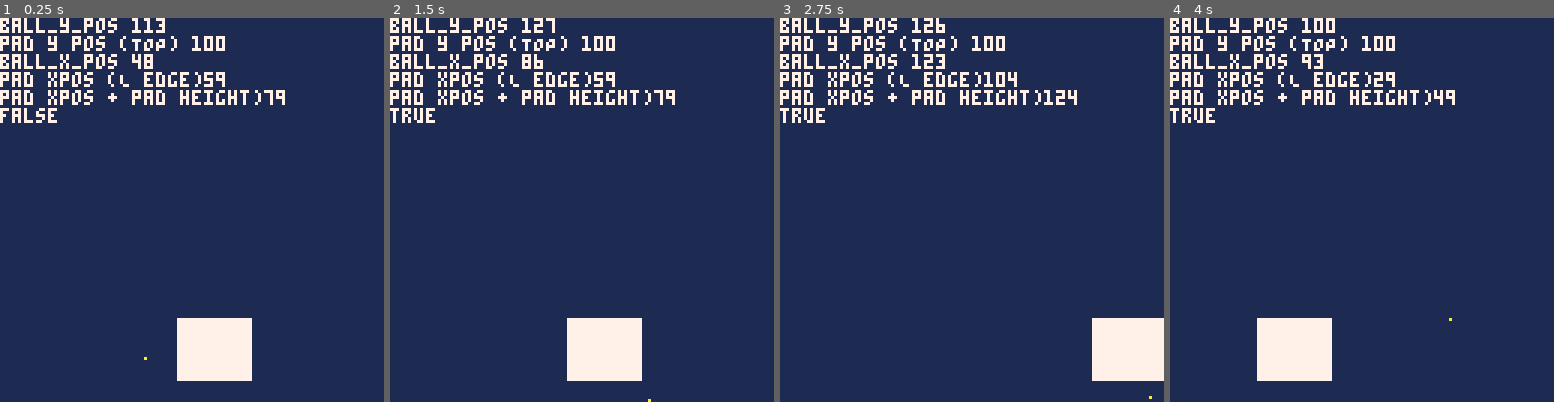
Above: before the commit, frames 1-4 (left to right).
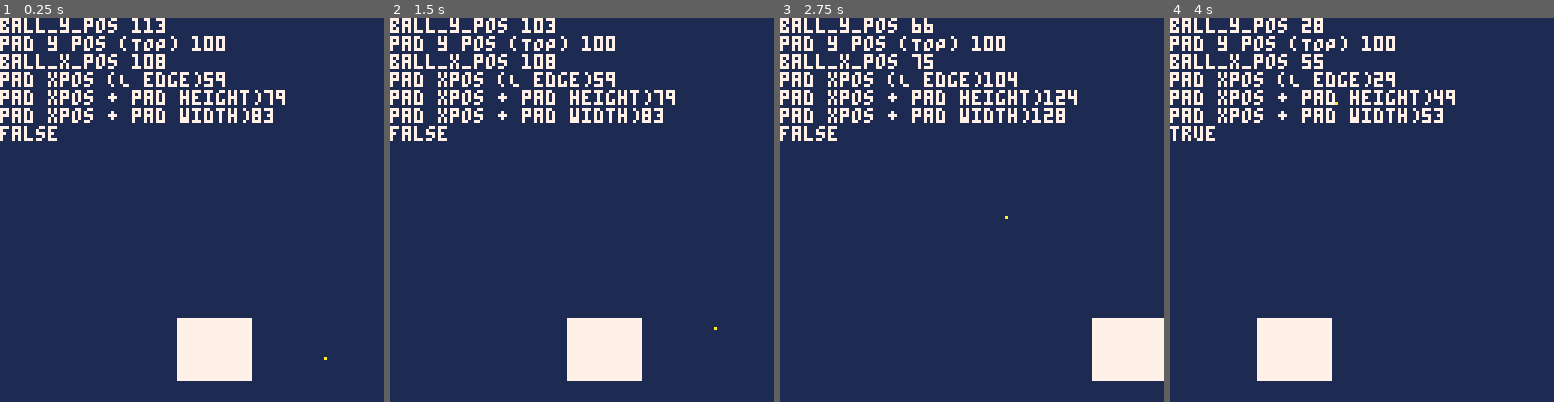
Above: after the commit, the same moments.

Repository: Mackeriah/Breakout-tutorial
Game: PICO-8 cartridge breakout/breakout.p8
Same seed, same stepped clock (60 frames per second), same inputs: the game is played once before the commit and once after it.
Inputs:
- Up to frame 1 (0.25 s): no input
- Up to frame 2 (1.5 s): no input
- Up to frame 3 (2.75 s): hold Right 1.6-2.1 s; hold Right from 2.47 s (still down)
- Up to frame 4 (4 s): release Right at 3.03 s; hold Left 3.08-3.58 s

The runs differ from the first frame. In frame 1, 1.5% of the frame differs, in the area x 0-86%, y 9-90%; in frame 2, 1.6%; in frame 3, 1.7%, in the area x 0-97%, y 0-100%; in frame 4, 1.5%.

Commit message:
Update breakout.p8
getting closer

Diff:
--- a/breakout/breakout.p8
+++ b/breakout/breakout.p8
@@ -9,7 +9,7 @@
 function _init() -- runs once at start
 	cls(0)
 	-- ball info
-	ball_x_pos = 40
+	ball_x_pos = 100
 	ball_y_pos = 105
 	ball_radius = 0
 	ball_x_speed = 1
@@ -43,6 +43,7 @@
 	print('ball_x_pos '..ball_x_pos)
 	print('pad xpos (L edge)'..paddle_x_pos)
 	print('pad xpos + pad height)'..paddle_x_pos+paddle_height)
+	print('pad xpos + pad width)'..paddle_x_pos+paddle_width)
 	print(sausages)
 
 	--if (ball_y_pos >= paddle_y_pos) and (ball_y_pos <= paddle_y_pos + paddle_height) then
@@ -110,32 +111,35 @@
 function ball_paddle_collision()
 	-- THIS PART IS WORKING CORRECTLY
 	-- did bottom of ball hit top of paddle? (-1 as that's the contact point)
-	if (ball_y_pos + ball_radius == paddle_y_pos-1) and
-	   ball_x_pos >= paddle_x_pos and -- check ball is at or beyond paddle left side
-	   (ball_x_pos <= paddle_x_pos+paddle_width) then -- and right side
-		ball_y_speed = -ball_y_speed -- therefore vertical bounce
-		sfx(1)
+	-- if (ball_y_pos + ball_radius == paddle_y_pos-1) and
+	--    ball_x_pos >= paddle_x_pos and -- check ball is at or beyond paddle left side
+	--    (ball_x_pos <= paddle_x_pos+paddle_width) then -- and right side
+	-- 	ball_y_speed = -ball_y_speed -- therefore vertical bounce
+	-- 	sfx(1)
+	-- end
+
+	-- did left side of ball hit right side of paddle?
+	-- if ball_x_pos - ball_radius - 1 <= paddle_x_pos + paddle_width and
+	--     ball_x_pos + ball_radius >= paddle_x_pos and
+	--     ball_x_pos + ball_radius <= paddle_x_pos + paddle_height then
+	-- 	ball_x_speed = -ball_x_speed
+	-- 	sfx(2)
+	-- end
+
+	-- did right side of ball hit left side of paddle?
+	if ball_x_pos + ball_radius +1 >= paddle_x_pos and
+	   ball_x_pos + ball_radius +1 <= paddle_x_pos + paddle_height then
+		ball_x_speed = -ball_x_speed
+		sfx(2)
 	end
-	-- did right side of ball hit left side of paddle?
-	if ball_x_pos + ball_radius >= paddle_x_pos then
-		-- ball_x_speed = -ball_x_speed
-		--sfx(2)
-	end
-	-- did left side of ball hit right side of paddle?
-	if (ball_y_pos >= paddle_y_pos) and
-	   (ball_y_pos <= paddle_y_pos+paddle_height) and
-	   ball_x_pos+ball_radius+1 >= paddle_x_pos and
-	   ball_x_pos+ball_radius+1 <= paddle_x_pos+paddle_height then
-		ball_x_speed = -ball_x_speed
-		sfx(1)
-	end
+
 	-- did top of ball hit bottm of paddle?
-	if ball_y_pos-ball_radius == (paddle_y_pos+paddle_height+1) and
-	   ball_x_pos >= paddle_x_pos and
-	   (ball_x_pos <= paddle_x_pos+paddle_width) then
-		ball_y_speed = -ball_y_speed
-		sfx(1)
-	end
+	-- if ball_y_pos-ball_radius == (paddle_y_pos+paddle_height+1) and
+	--    ball_x_pos >= paddle_x_pos and
+	--    (ball_x_pos <= paddle_x_pos+paddle_width) then
+	-- 	ball_y_speed = -ball_y_speed
+	-- 	sfx(1)
+	-- end
 
 end
 
